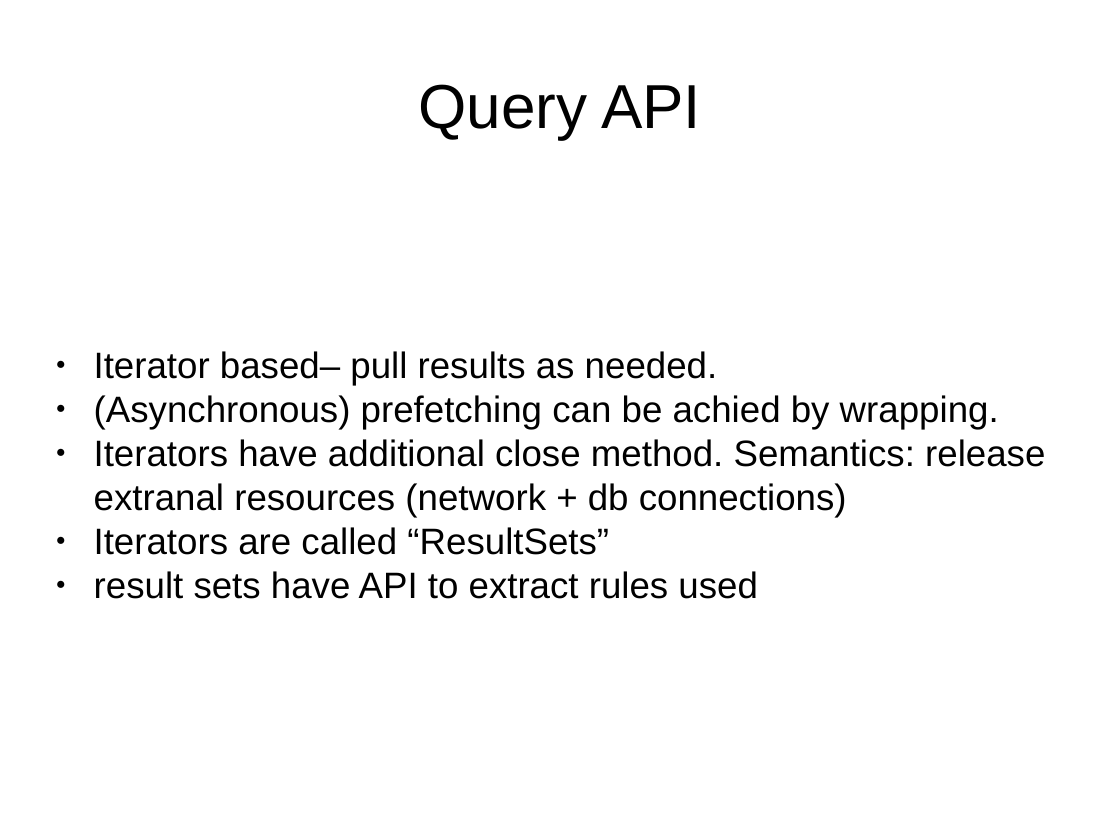
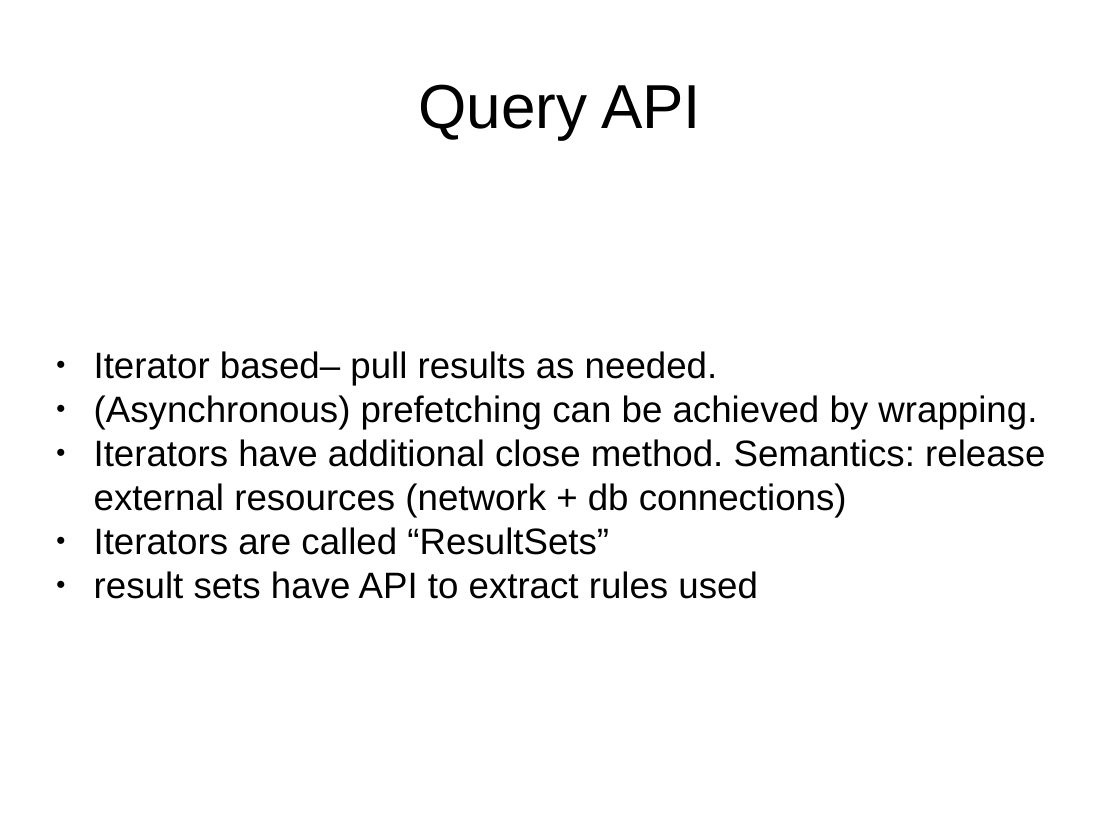
Before and after one commit to Koulio/take, a slide deck: slide 13 of RuleML2007_challenge/presentation/take.odp. Drawn at 1120x840 pixels with LibreOffice and Linux fonts; fonts in the diff are those of the drawing. Boxes give left, top, right and bottom in pixels: in the first picture for what was removed or moved away, otherwise in the second. Text is boxed around its words. In the diff, an @@ line names an element or a change of style, - is before the commit and + after.

```diff
--- a/RuleML2007_challenge/presentation/take.odp
+++ b/RuleML2007_challenge/presentation/take.odp
@@ subtitle at (94,395,1045,517): text changed @@
-● (Asynchronous) prefetching can be achied by wrapping.
-● Iterators have additional close method. Semantics: release extranal resources (network + db connections)
+● (Asynchronous) prefetching can be achieved by wrapping.
+● Iterators have additional close method. Semantics: release external resources (network + db connections)
```
Also in this commit, not shown: 5 other slides changed, 1 other file.
